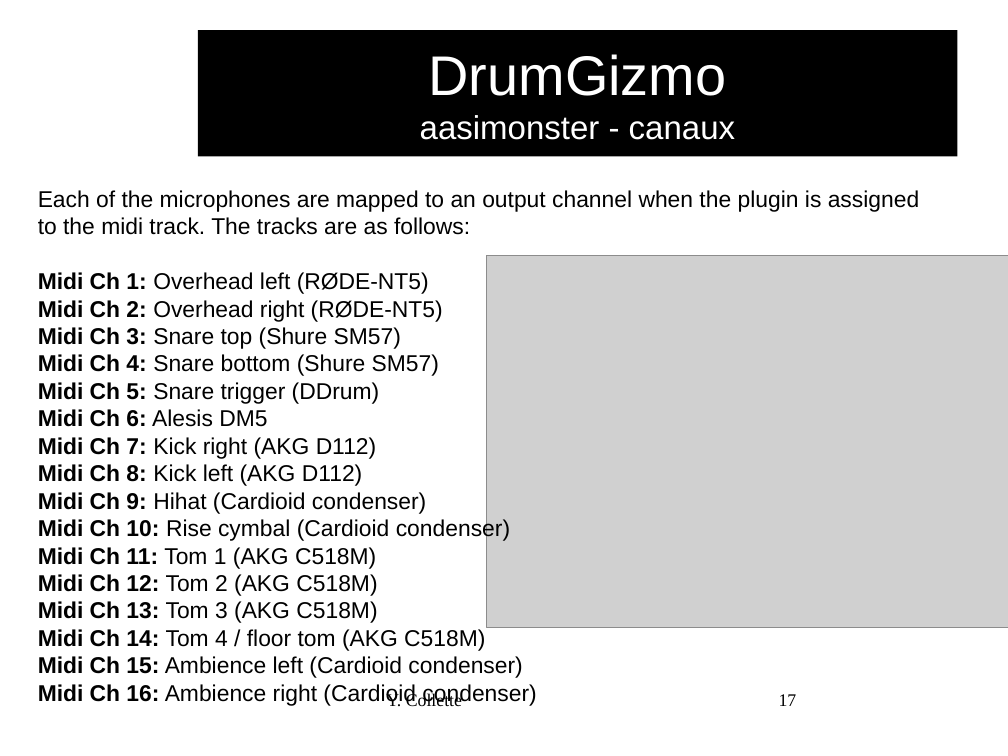
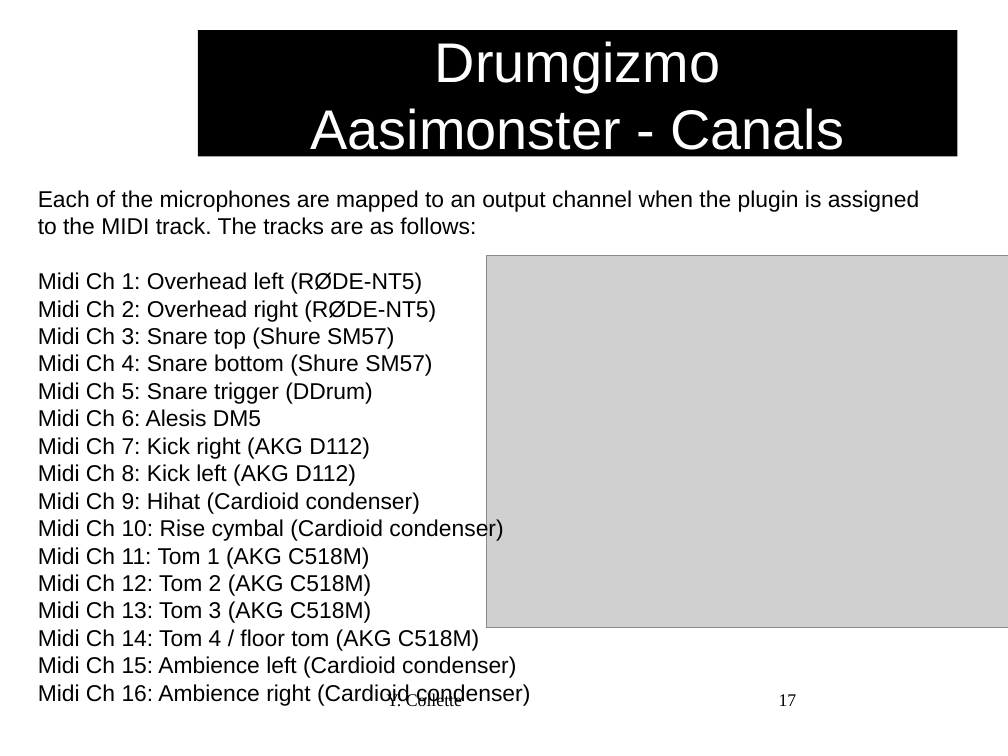
Before and after one commit to audinux/audinux.github.io, a slide deck: slide 17 of workshop/audio/Hydrogen.odp. Drawn at 1008x756 pixels with LibreOffice and Linux fonts; fonts in the diff are those of the drawing; grey boxes stand for pictures; background and template pictures are left out. Boxes give left, top, right and bottom in pixels: in the first picture for what was removed or moved away, otherwise in the second. Text is boxed around its words. In the diff, an @@ line names an element or a change of style, - is before the commit and + after.

```diff
--- a/workshop/audio/Hydrogen.odp
+++ b/workshop/audio/Hydrogen.odp
@@ title at (x1=310, y1=41, x2=844, y2=159): text changed; size 26 to 44 pt @@
-DrumGizmo
-aasimonster - canaux
+Drumgizmo
+Aasimonster - Canals
@@ text at (x1=38, y1=190, x2=919, y2=235): text changed @@
-Each of the microphones are mapped to an output channel when the plugin is assigned to the midi track. The tracks are as follows:
+Each of the microphones are mapped to an output channel when the plugin is assigned to the MIDI track. The tracks are as follows:
@@ text at (x1=38, y1=272, x2=530, y2=706): bold off in "Midi Ch 1:", "Midi Ch 2:", "Midi Ch 3:", "Midi Ch 4:" and 12 more places @@
```
Also in this commit, not shown: 20 other slides changed, 1 slide added, 1 slide removed, 4 other files.
